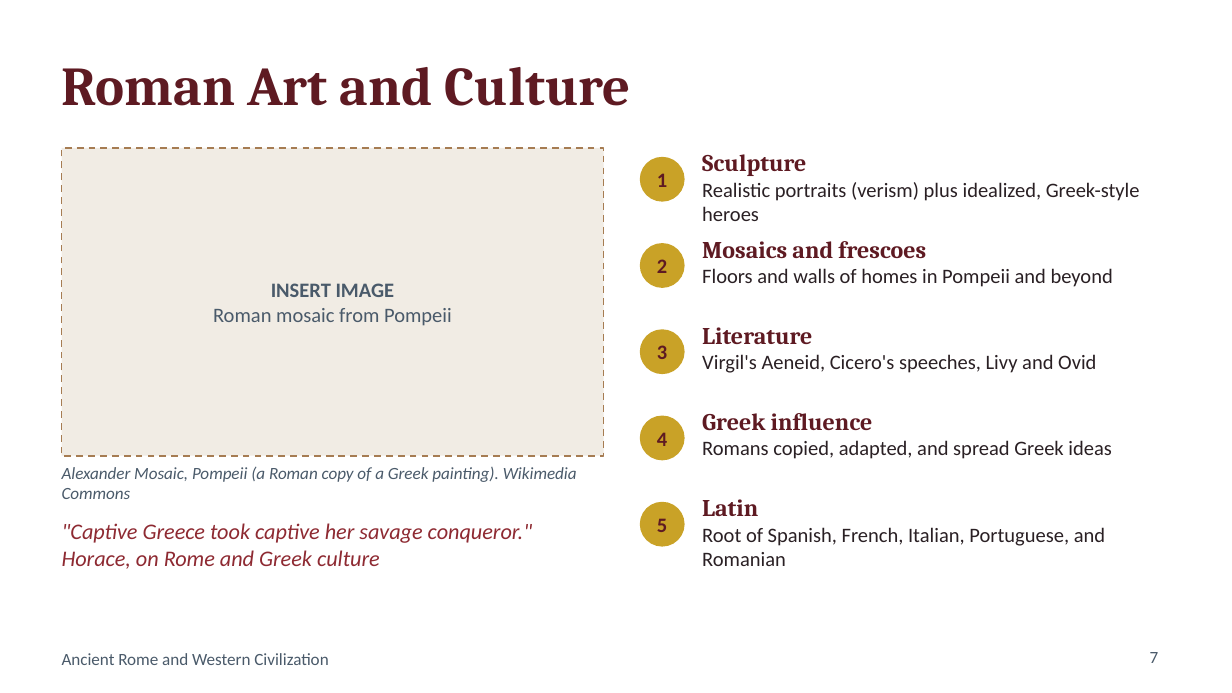
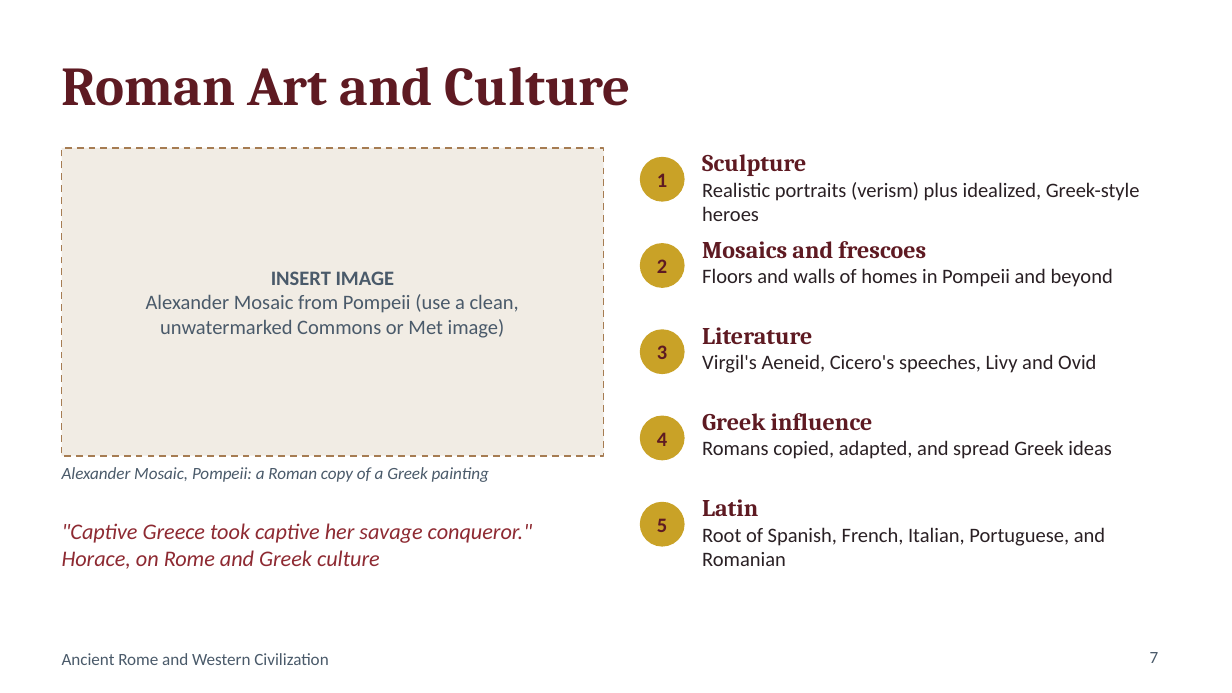
Before and after one commit to scaliaadrian230-dotcom/NetWatcher, a slide deck: slide 7 of rome-presentation/Ancient_Rome_Presentation.pptx. Drawn at 1232x693 pixels with LibreOffice and Linux fonts; fonts in the diff are those of the drawing. Boxes give left, top, right and bottom in pixels: in the first picture for what was removed or moved away, otherwise in the second. Text is boxed around its words. In the diff, an @@ line names an element or a change of style, - is before the commit and + after.

```diff
--- a/rome-presentation/Ancient_Rome_Presentation.pptx
+++ b/rome-presentation/Ancient_Rome_Presentation.pptx
@@ text at box(146, 294, 519, 338): text changed @@
-Roman mosaic from Pompeii
+Alexander Mosaic from Pompeii (use a clean, unwatermarked Commons or Met image)
@@ text at box(62, 467, 489, 482): text changed @@
-Alexander Mosaic, Pompeii (a Roman copy of a Greek painting). Wikimedia Commons
+Alexander Mosaic, Pompeii: a Roman copy of a Greek painting
```
Also in this commit, not shown: 2 other slides changed.
